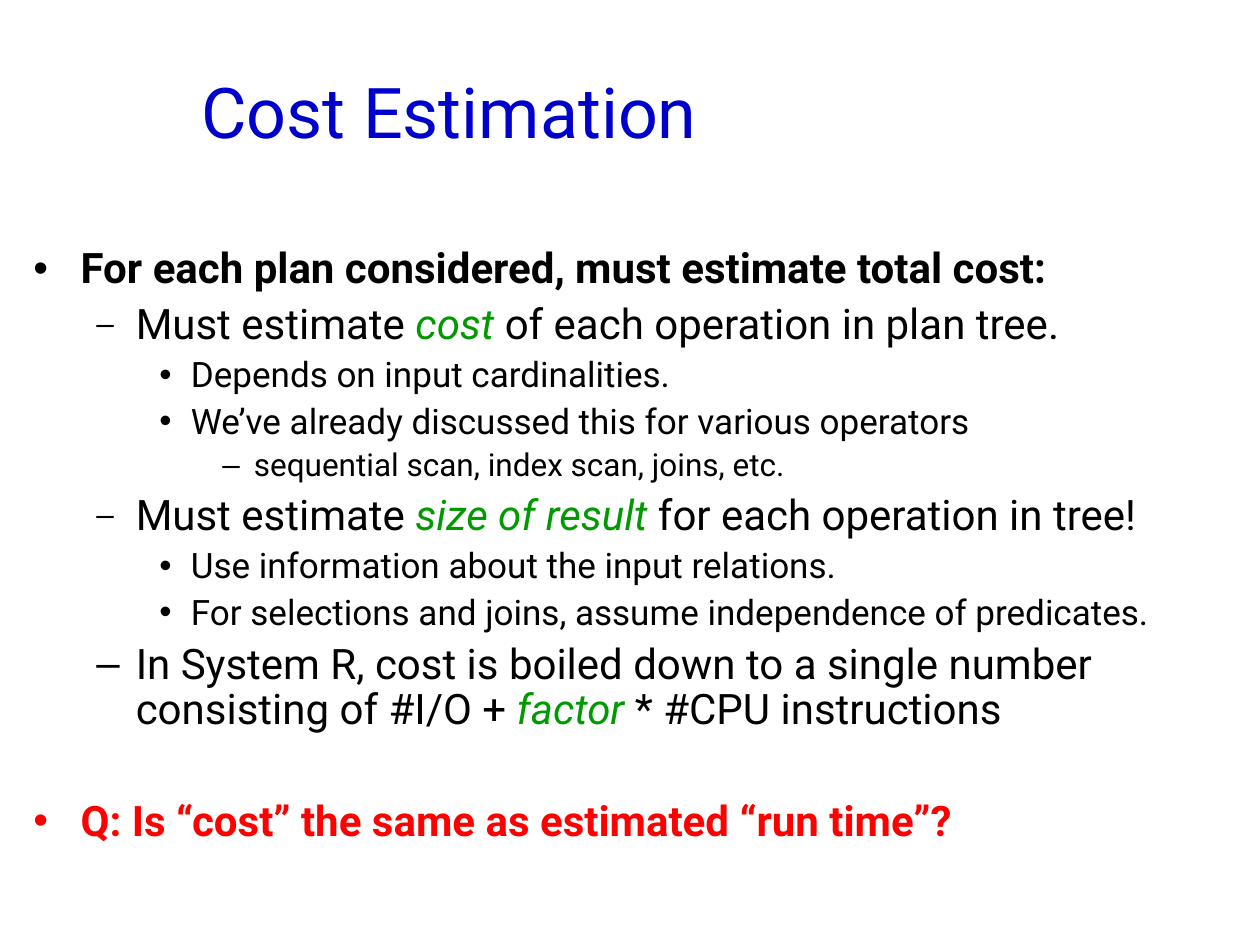
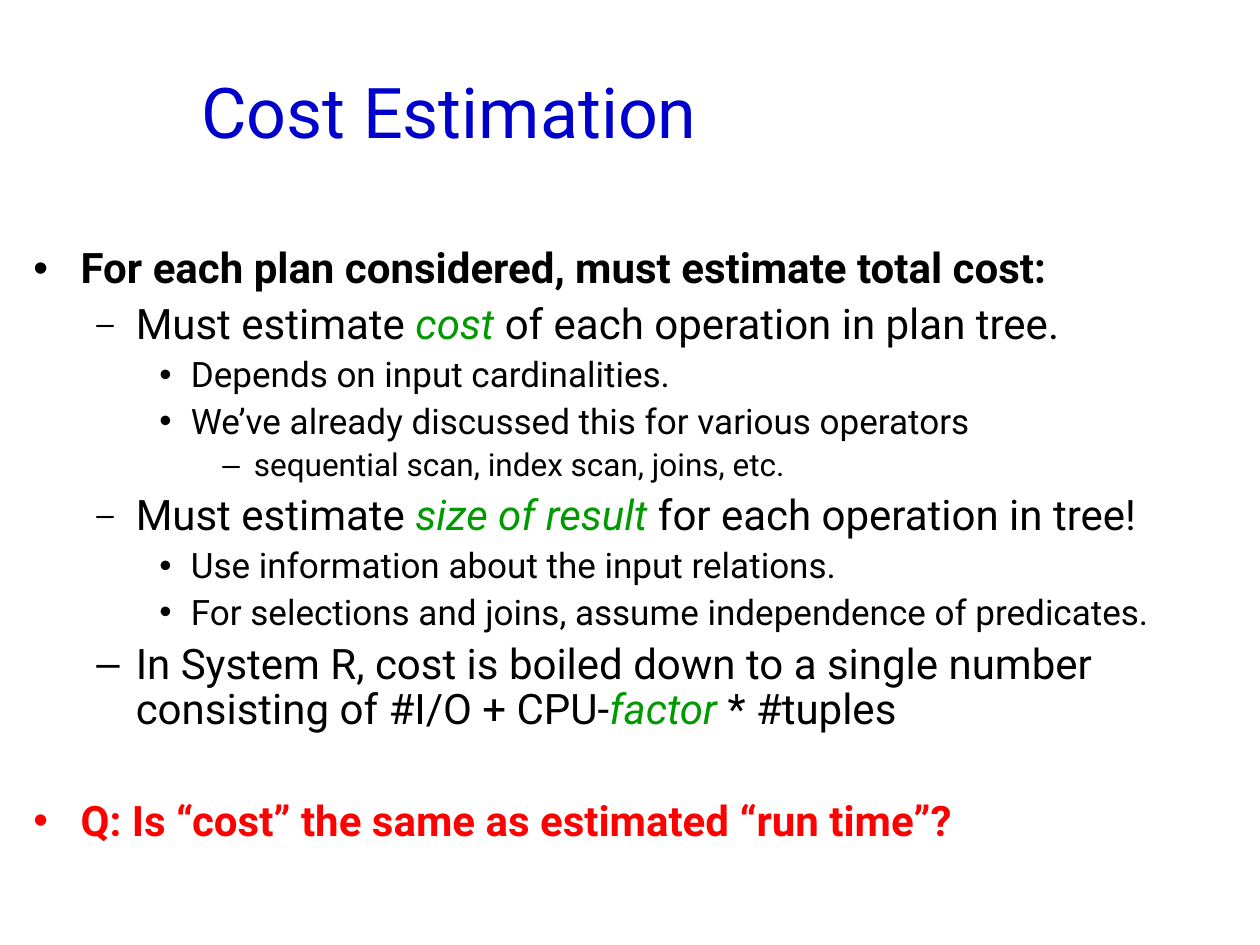
Before and after one commit to jhellerstein/cs186-09, a slide deck: slide 26 of lecs/16.QueryOpt.ppt. Drawn at 1260x945 pixels with LibreOffice and Linux fonts; fonts in the diff are those of the drawing; background and template pictures are left out. Boxes give left, top, right and bottom in pixels: in the first picture for what was removed or moved away, otherwise in the second. Text is boxed around its words. In the diff, an @@ line names an element or a change of style, - is before the commit and + after.

```diff
--- a/lecs/16.QueryOpt.ppt
+++ b/lecs/16.QueryOpt.ppt
@@ text at (136, 647, 1092, 733): text changed @@
-  – In System R, cost is boiled down to a single number consisting of #I/O + factor * #CPU instructions
+  – In System R, cost is boiled down to a single number consisting of #I/O + CPU-factor * #tuples
```
Also in this commit, not shown: 13 other slides changed, 15 slides added, 1 other file.
